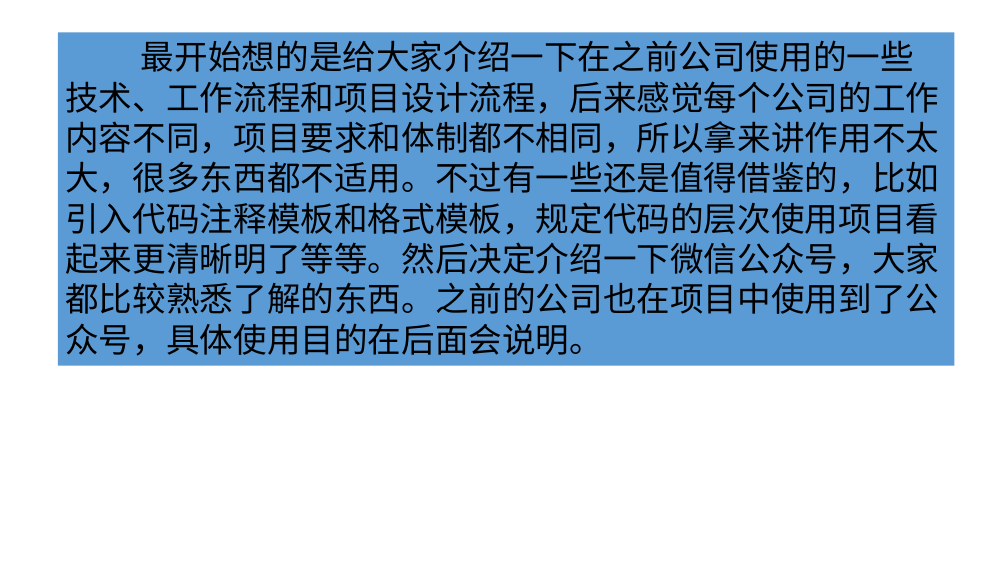
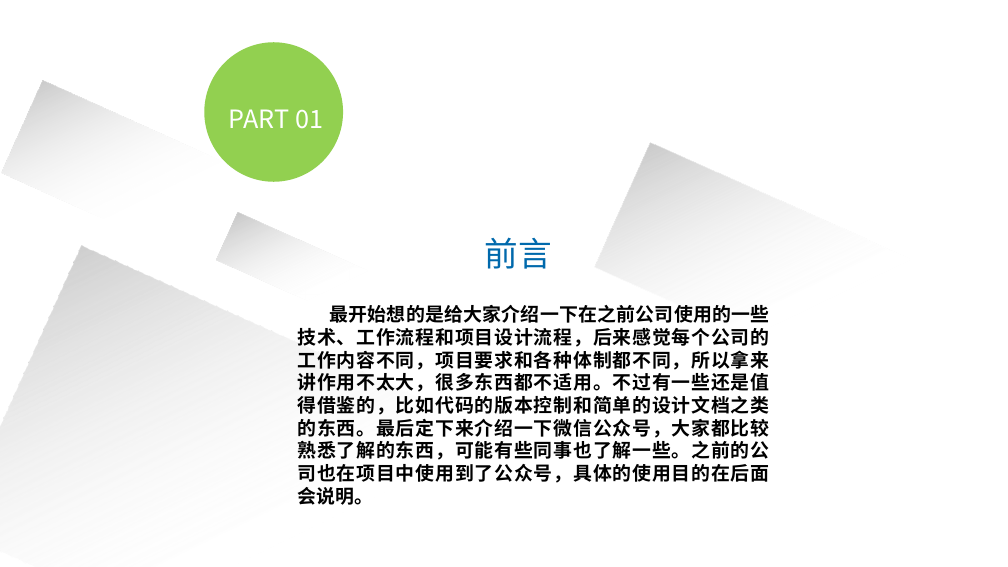
Before and after one commit to liyang1900/test, a slide deck: slide 3 of 微信公众号.pptx (slide 2 before the commit). Drawn at 1008x567 pixels with LibreOffice and Linux fonts; fonts in the diff are those of the drawing. Boxes give left, top, right and bottom in pixels: in the first picture for what was removed or moved away, otherwise in the second. Text is boxed around its words. In the diff, an @@ line names an element or a change of style, - is before the commit and + after.

```diff
--- a/微信公众号.pptx
+++ b/微信公众号.pptx
@@ ellipse added at (204, 42, 343, 182), fill #92D050 @@
@@ rectangle added at (1, 81, 295, 287), fill gradient #23A9FF to #BFBFBF to #FFFFFF @@
@@ text added at (229, 109, 323, 129), 24 pt, text #FFFFFF @@
+PART 01
@@ rectangle added at (595, 143, 1008, 436), fill gradient #23A9FF to #BFBFBF to #FFFFFF @@
@@ rectangle added at (217, 212, 438, 350), fill gradient #23A9FF to #BFBFBF to #FFFFFF @@
@@ text added at (485, 237, 552, 269), 32 pt, text #0069AC @@
+前言
@@ rectangle added at (0, 245, 615, 567), fill gradient #23A9FF to #BFBFBF to #FFFFFF @@
@@ text "最开始想的是给大家介绍一下在之前公司使用的一些技术、工作流程和项目设计流程，后来感觉每个公司的工作内容不同，项目要求和各 ...": place and size @@
-text "最开始想的是给大家介绍一下在之前公司使用的一些技术、工作流程和项目设计流程，后来感觉每个公司的工作内容不同，项目要求和各 ..." at (58, 33, 955, 366)
+text "最开始想的是给大家介绍一下在之前公司使用的一些技术、工作流程和项目设计流程，后来感觉每个公司的工作内容不同，项目要求和各 ..." at (297, 305, 770, 505)
@@ text "最开始想的是给大家介绍一下在之前公司使用的一些技术、工作流程和项目设计流程，后来感觉每个公司的工作内容不同，项目要求和各 ..." at (297, 305, 770, 505): fill #5B9BD5 to none @@
@@ text at (297, 305, 770, 505): text changed; size 32 to 18 pt; font Calibri to Noto Sans CJK SC; bold on @@
-最开始想的是给大家介绍一下在之前公司使用的一些技术、工作流程和项目设计流程，后来感觉每个公司的工作内容不同，项目要求和体制都不相同，所以拿来讲作用不太大，很多东西都不适用。不过有一些还是值得借鉴的，比如引入代码注释模板和格式模板，规定代码的层次使用项目看起来更清晰明了等等。然后决定介绍一下微信公众号，大家都比较熟悉了解的东西。之前的公司也在项目中使用到了公众号，具体使用目的在后面会说明。
+最开始想的是给大家介绍一下在之前公司使用的一些技术、工作流程和项目设计流程，后来感觉每个公司的工作内容不同，项目要求和各种体制都不同，所以拿来讲作用不太大，很多东西都不适用。不过有一些还是值得借鉴的，比如代码的版本控制和简单的设计文档之类的东西。最后定下来介绍一下微信公众号，大家都比较熟悉了解的东西，可能有些同事也了解一些。之前的公司也在项目中使用到了公众号，具体的使用目的在后面会说明。
```
Also in this commit, not shown: 9 other slides changed, 7 slides added, 1 slide removed, 4 other files.
